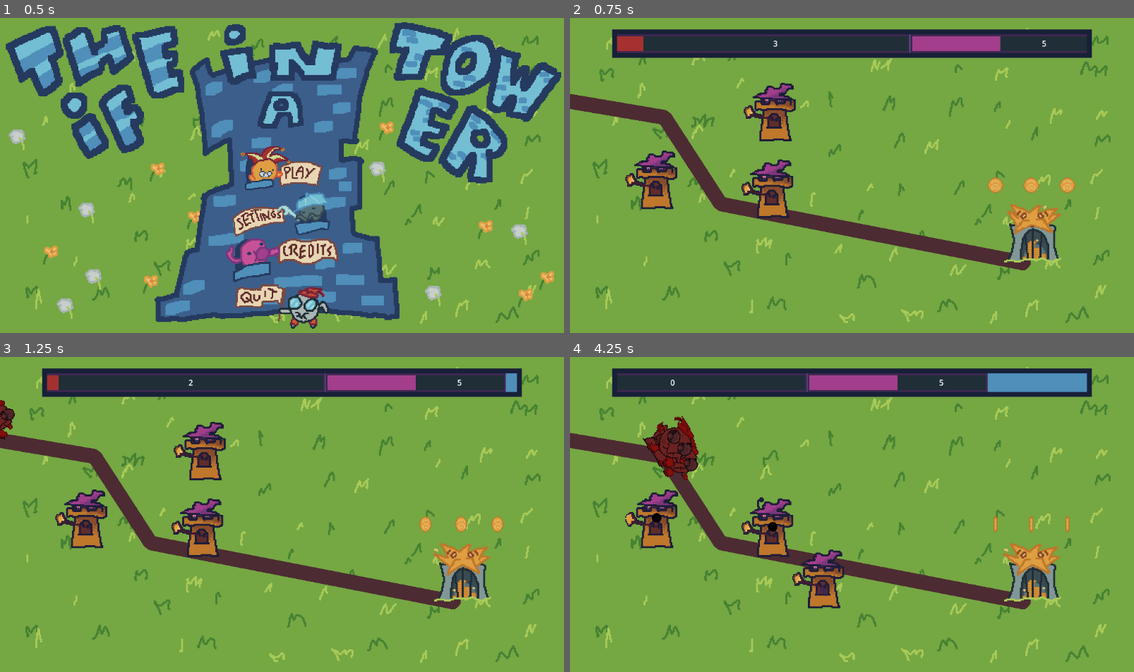
Above: before the commit, frames 1-4 (two rows, left to right).
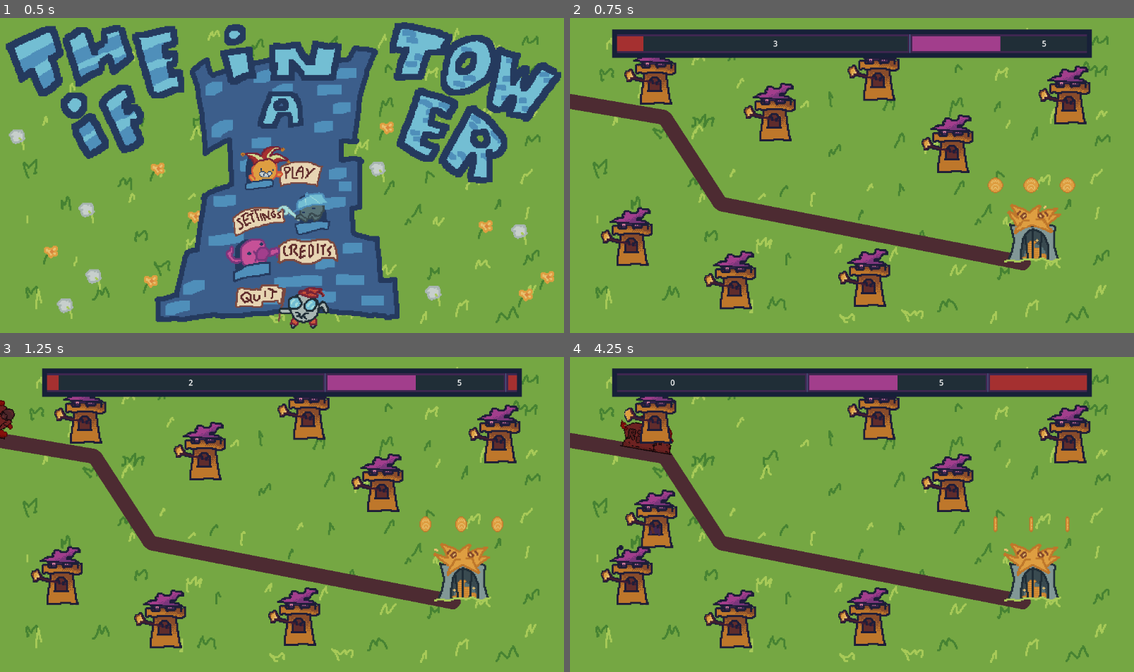
Above: after the commit, the same moments.

Repository: MagnusLucas/BrackeysAugust26
Game: Godot game, scene res://scenes/main_menu.tscn
Same seed, same stepped clock (60 frames per second), same inputs: the game is played once before the commit and once after it. The engine's default icon, where the game draws it, is replaced by a stand-in: a white triangle on a blue panel in a dark square.
Inputs (mouse positions are in pixels of both pictures, inside the frame that each line leads up to):
- Up to frame 1 (0.5 s): no input
- Up to frame 2 (0.75 s): click (852, 169) at 0.5 s
- Up to frame 3 (1.25 s): no input
- Up to frame 4 (4.25 s): move the mouse to (773, 451) at 1.27 s; click (773, 451) at 1.42 s; move the mouse to (654, 517) at 2.02 s; click (654, 517) at 2.17 s; move the mouse to (773, 527) at 2.77 s; click (773, 527) at 2.92 s; move the mouse to (823, 577) at 3.52 s; click (823, 577) at 3.67 s

Frame 1 is identical in both runs. In frame 2, 9.4% of the frame differs, in the area x 5-93%, y 12-93%; in frame 3, 9.5%; in frame 4, 12%, in the area x 5-93%, y 5-93%.

Commit message:
dsfgdhfgjhk
chvb

Diff:
--- a/scenes/test_scene.gd
+++ b/scenes/test_scene.gd
@@ -8,7 +8,7 @@
 
 var last_wave_finished := false
 
-
+#chuk
 func _ready() -> void:
 	enemy_spawner.all_enemies_died.connect(_on_all_enemies_died)
 	wave_manager.last_wave_finished_spawning.connect(
--- a/scenes/test_scene.tscn
+++ b/scenes/test_scene.tscn
@@ -67,6 +67,30 @@
 spawn_time = 3.0
 metadata/_custom_type_script = "uid://bt1xs3f0rj8s1"
 
+[sub_resource type="Resource" id="Resource_t7shy"]
+script = ExtResource("6_3qnke")
+enemy_resource = ExtResource("6_rnaij")
+number_of_enemies = 10
+wave_length = 10.0
+spawn_time = 5.0
+metadata/_custom_type_script = "uid://bt1xs3f0rj8s1"
+
+[sub_resource type="Resource" id="Resource_e5se4"]
+script = ExtResource("6_3qnke")
+enemy_resource = ExtResource("6_rnaij")
+number_of_enemies = 15
+wave_length = 7.0
+spawn_time = 5.0
+metadata/_custom_type_script = "uid://bt1xs3f0rj8s1"
+
+[sub_resource type="Resource" id="Resource_5yfd3"]
+script = ExtResource("6_3qnke")
+enemy_resource = ExtResource("6_rnaij")
+number_of_enemies = 20
+wave_length = 30.0
+spawn_time = 1.0
+metadata/_custom_type_script = "uid://bt1xs3f0rj8s1"
+
 [node name="Node" type="Node" unique_id=1642193432]
 script = ExtResource("1_6qxox")
 
@@ -91,12 +115,32 @@
 position = Vector2(419, 192)
 tower_stats = ExtResource("3_s36qc")
 
-[node name="Tower3" parent="." unique_id=272296311 instance=ExtResource("4_7ddre")]
-position = Vector2(177, 331)
+[node name="Tower5" parent="." unique_id=272296311 instance=ExtResource("4_7ddre")]
+position = Vector2(1021, 157)
+tower_stats = ExtResource("3_s36qc")
+
+[node name="Tower6" parent="." unique_id=670971676 instance=ExtResource("4_7ddre")]
+position = Vector2(631, 109)
+tower_stats = ExtResource("3_s36qc")
+
+[node name="Tower7" parent="." unique_id=181798429 instance=ExtResource("4_7ddre")]
+position = Vector2(612, 531)
+tower_stats = ExtResource("3_s36qc")
+
+[node name="Tower8" parent="." unique_id=402684376 instance=ExtResource("4_7ddre")]
+position = Vector2(175, 117)
+tower_stats = ExtResource("3_s36qc")
+
+[node name="Tower3" parent="." unique_id=1835652215 instance=ExtResource("4_7ddre")]
+position = Vector2(127, 447)
 tower_stats = SubResource("Resource_6qxox")
 
+[node name="Tower4" parent="." unique_id=1008836637 instance=ExtResource("4_7ddre")]
+position = Vector2(338, 536)
+tower_stats = SubResource("Resource_6qxox")
+
 [node name="Tower2" parent="." unique_id=2102954197 instance=ExtResource("4_7ddre")]
-position = Vector2(414, 349)
+position = Vector2(782, 257)
 tower_stats = SubResource("Resource_s36qc")
 
 [node name="EnemySpawner" type="Node2D" parent="." unique_id=899718097 node_paths=PackedStringArray("parent", "wave_manager")]
@@ -107,7 +151,7 @@
 
 [node name="WaveManager" type="Node" parent="." unique_id=350722552 node_paths=PackedStringArray("wave_timer", "spawn_interval_timer")]
 script = ExtResource("7_wtsjf")
-wave_array = Array[ExtResource("6_3qnke")]([SubResource("Resource_qjeyg"), SubResource("Resource_3qnke")])
+wave_array = Array[ExtResource("6_3qnke")]([SubResource("Resource_qjeyg"), SubResource("Resource_3qnke"), SubResource("Resource_t7shy"), SubResource("Resource_e5se4"), SubResource("Resource_5yfd3")])
 wave_timer = NodePath("WaveTimer")
 spawn_interval_timer = NodePath("SpawnIntervalTimer")
 
